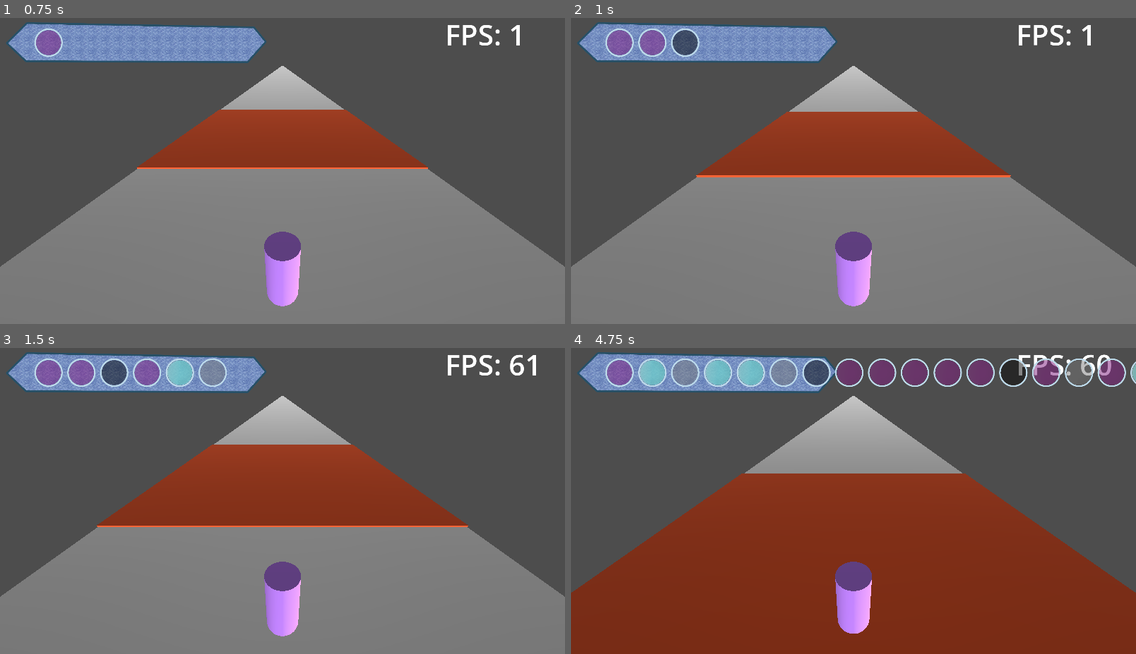
Above: before the commit, frames 1-4 (two rows, left to right).
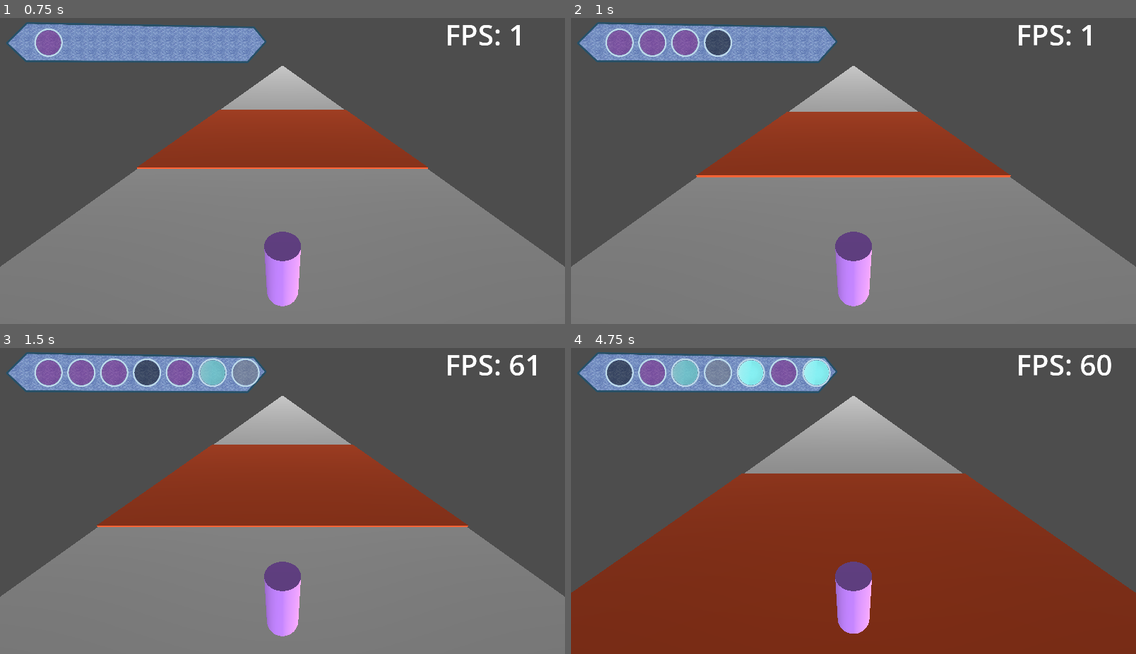
Above: after the commit, the same moments.

Repository: MedusaTea/signal-run
Game: Godot game, scene res://scenes/main.tscn
Same seed, same stepped clock (60 frames per second), same inputs: the game is played once before the commit and once after it.
Inputs (mouse positions are in pixels of both pictures, inside the frame that each line leads up to):
- Up to frame 1 (0.75 s): tap Enter at 0.5 s; move the mouse to (406, 155) at 0.52 s; hold L (press_right) from 0.53 s (still down); hold F (press_climb) from 0.53 s (still down); click (406, 155) at 0.67 s
- Up to frame 2 (1 s): keep holding L (press_right); keep holding F (press_climb); tap K (press_jump) at 0.77 s; tap J (press_duck) at 0.8 s
- Up to frame 3 (1.5 s): tap K (press_jump) at 1.07 s; move the mouse to (169, 516) at 1.27 s; release L (press_right) at 1.28 s; release F (press_climb) at 1.28 s; hold H (press_left) from 1.28 s (still down); tap J (press_duck) at 1.35 s
- Up to frame 4 (4.75 s): tap K (press_jump) at 1.52, 1.82, 3.02, 3.32, 3.77, 3.8, 4.07, 4.35, 4.52 s; tap D (press_kick) at 1.55 s; move the mouse to (910, 433) at 2.02 s; release H (press_left) at 2.03 s; hold D (press_kick) 2.03-2.78 s; hold L (press_right) 2.03-3.53 s; tap A (press_punch) at 2.3, 2.85 s; move the mouse to (825, 562) at 2.77 s; click (825, 562) at 2.92 s; tap S (press_swim) at 3.05 s; move the mouse to (1023, 546) at 3.52 s; hold S (press_swim) 3.53-4.28 s; hold H (press_left) from 3.53 s (still down); move the mouse to (684, 455) at 4.27 s; tap F (press_climb) at 4.55 s

Frame 1 is identical in both runs. In frame 2, 0.6% of the frame differs, in the area x 18-29%, y 3-13%; in frame 3, 1.5%; in frame 4, 5.0%, in the area x 6-100%, y 3-13%.

Commit message:
command count max added

Diff:
--- a/scenes/main.tscn
+++ b/scenes/main.tscn
@@ -68,6 +68,7 @@
 autostart = true
 
 [node name="PopOrbTimer" type="Timer" parent="." unique_id=207739798]
+wait_time = 1.5
 autostart = true
 
 [connection signal="timeout" from="EmptyOrbTimer" to="." method="_on_empty_orb_timer_timeout"]
--- a/scripts/global.gd
+++ b/scripts/global.gd
@@ -49,6 +49,11 @@
 	if type != 'empty':
 		pressDelay = 0
 
+	var orbCount = orbQueue.size()
+
+	if orbCount > 6:
+		return
+
 	var orb
 	if type == 'left':
 		orb = leftOrbScene.instantiate()
@@ -62,9 +67,6 @@
 		orb = emptyOrbScene.instantiate()
 	else:
 		return
-
-	var orbCount = orbQueue.size()
-	print(orbCount)
 
 	var viewport = orb.get_node('SubViewportContainer').get_node('SubViewport')
 	viewport.get_node('Node3D').position = Vector3(-100, orbCount * 100, 0)
